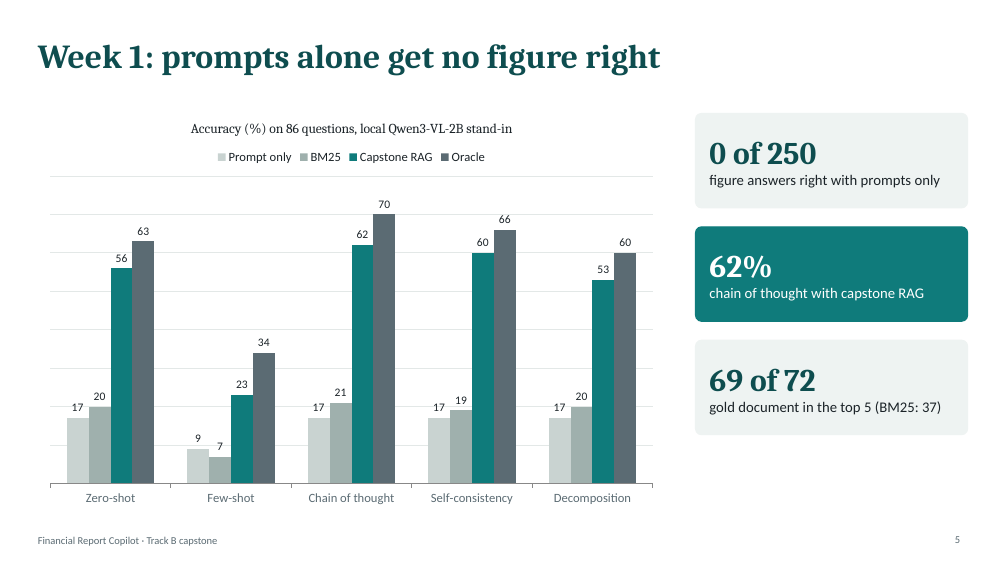
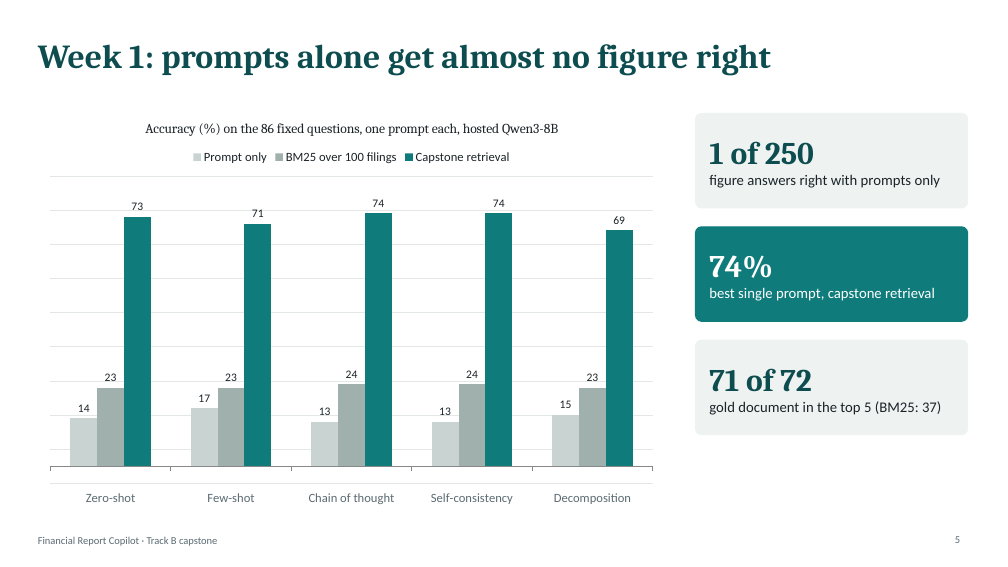
Before and after one commit to rama159065/Capstone, a slide deck: slide 5 of Financial_Report_Copilot_Technical_Deck.pptx. Drawn at 1008x567 pixels with LibreOffice and Linux fonts; fonts in the diff are those of the drawing. Boxes give left, top, right and bottom in pixels: in the first picture for what was removed or moved away, otherwise in the second. Text is boxed around its words. In the diff, an @@ line names an element or a change of style, - is before the commit and + after.

```diff
--- a/Financial_Report_Copilot_Technical_Deck.pptx
+++ b/Financial_Report_Copilot_Technical_Deck.pptx
@@ title at [38, 44, 771, 76]: text changed @@
-Week 1: prompts alone get no figure right
+Week 1: prompts alone get almost no figure right
@@ column chart at [38, 106, 665, 514] @@
@@ title "Accuracy (%) on 86 questions, local Qwen3-VL-2B stand-in" to "Accuracy (%) on the 86 fixed questions, one prompt each, hosted Qwen3-8B" @@
-Prompt only: 17, 9, 17, 17, 17
+Prompt only: 14, 17, 13, 13, 15
-BM25: 20, 7, 21, 19, 20
+BM25 over 100 filings: 23, 23, 24, 24, 23
-Capstone RAG: 56, 23, 62, 60, 53
+Capstone retrieval: 73, 71, 74, 74, 69
-Oracle: 63, 34, 70, 66, 60
@@ value axis changed @@
@@ text at [709, 141, 814, 165]: text changed @@
-0 of 250
+1 of 250
@@ text at [709, 255, 935, 301]: text changed @@
-62%
-chain of thought with capstone RAG
+74%
+best single prompt, capstone retrieval
@@ text at [709, 368, 812, 392]: text changed @@
-69 of 72
+71 of 72
```
Also in this commit, not shown: 3 other slides changed, 5 slides added, 1 slide removed, 4 other files.
